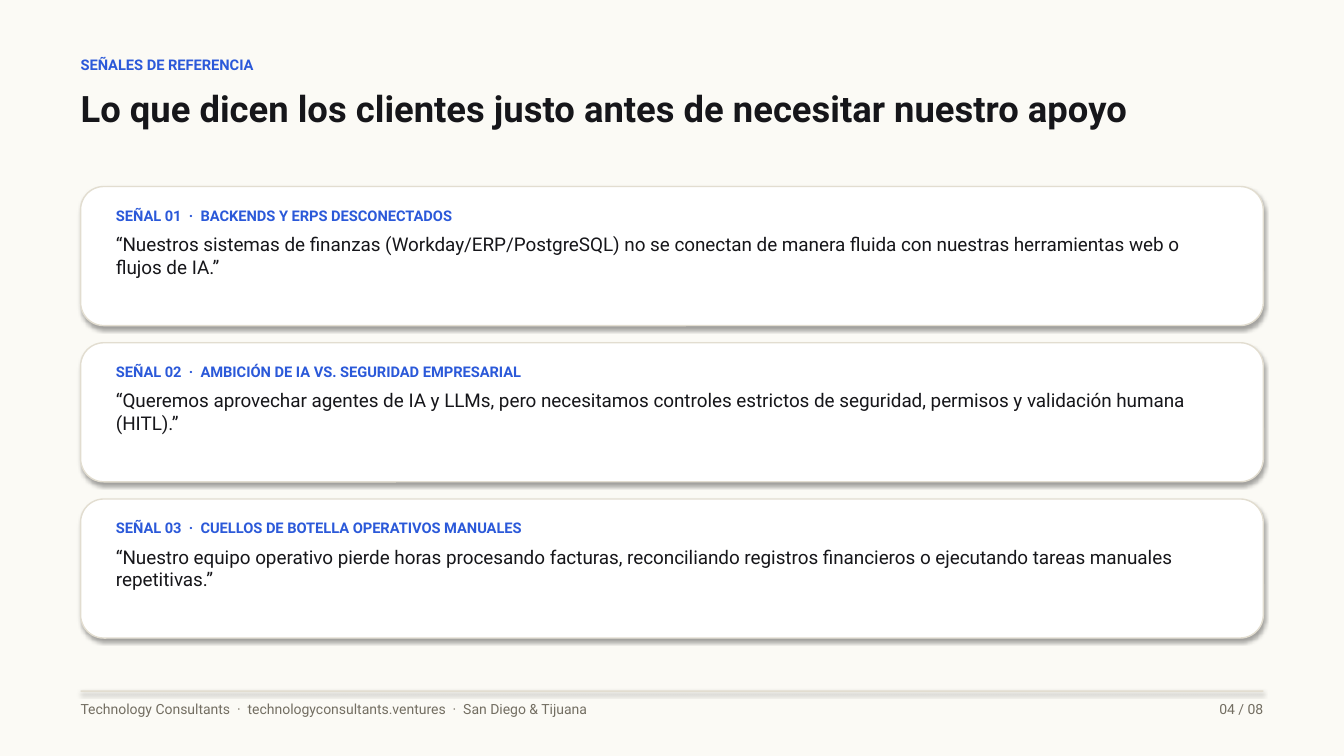
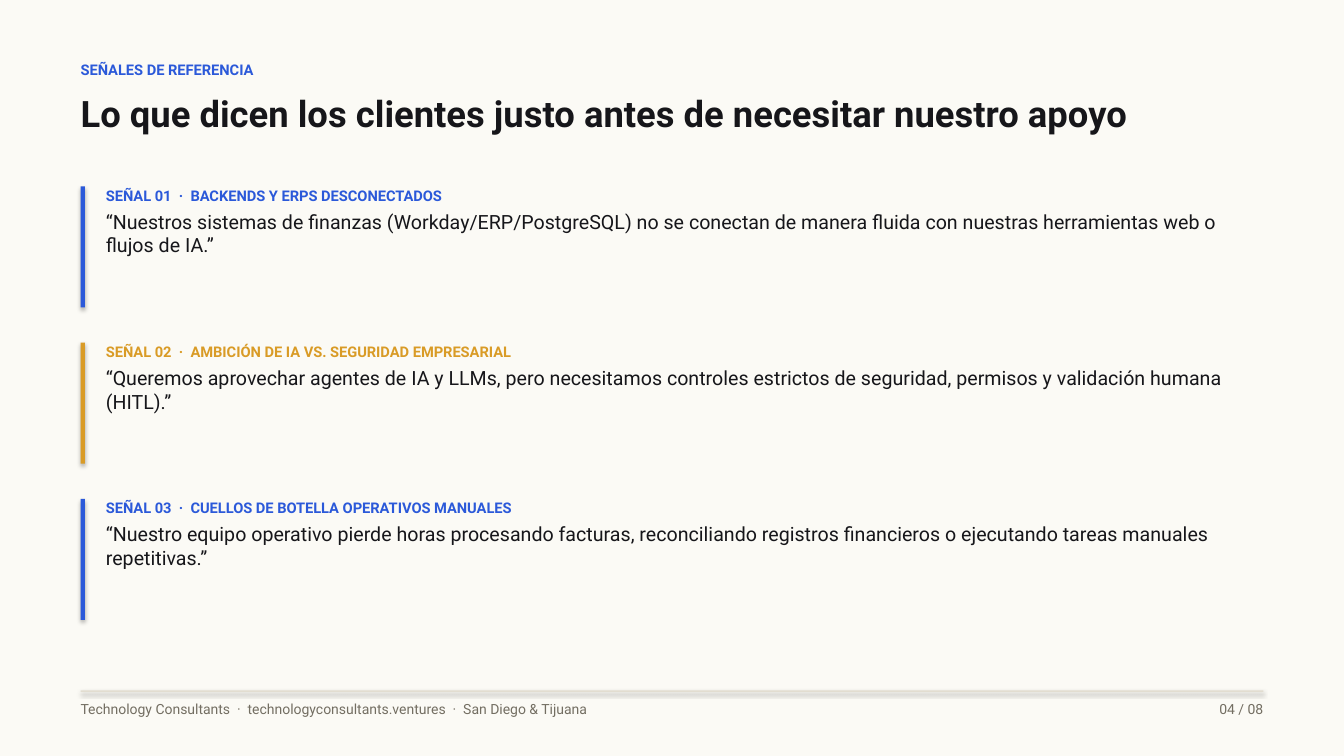
Before and after one commit to rguido198/TechnologyConsultantsVentures, a slide deck: slide 4 of Technology_Consultants_A_Quien_Enviarme_MX.pptx. Drawn at 1344x756 pixels with LibreOffice and Linux fonts; fonts in the diff are those of the drawing. Boxes give left, top, right and bottom in pixels: in the first picture for what was removed or moved away, otherwise in the second. Text is boxed around its words. In the diff, an @@ line names an element or a change of style, - is before the commit and + after.

Commit message:
Eliminate card containers from PPTX decks; switch to canvas-native typography layout with subtle accent line dividers

```diff
--- a/Technology_Consultants_A_Quien_Enviarme_MX.pptx
+++ b/Technology_Consultants_A_Quien_Enviarme_MX.pptx
@@ text "SEÑALES DE REFERENCIA": place and size @@
-text "SEÑALES DE REFERENCIA" at (81, 57, 253, 70)
+text "SEÑALES DE REFERENCIA" at (81, 62, 253, 75)
@@ text "Lo que dicen los clientes ...": place and size @@
-text "Lo que dicen los clientes ..." at (81, 94, 1127, 130)
+text "Lo que dicen los clientes ..." at (81, 99, 1127, 135)
@@ rounded rectangle removed at (81, 187, 1263, 326) @@
@@ rectangle added at (81, 187, 85, 308), fill #2B59D9 @@
@@ text "SEÑAL 01 · BACKENDS Y ...": place and size @@
-text "SEÑAL 01 · BACKENDS Y ..." at (116, 208, 1179, 278)
+text "SEÑAL 01 · BACKENDS Y ..." at (106, 188, 1215, 256)
@@ text "SEÑAL 01 · BACKENDS Y ..." at (106, 188, 1215, 256): size 13.5 to 14 pt in "“Nuestros sistemas de finanzas (Workday/ERP/PostgreSQL) no s ..."; less space between paragraphs @@
@@ rounded rectangle removed at (81, 343, 1263, 482) @@
@@ rectangle added at (81, 343, 85, 464), fill #D99B26 @@
@@ text "SEÑAL 02 · AMBICIÓN DE ...": place and size @@
-text "SEÑAL 02 · AMBICIÓN DE ..." at (116, 363, 1184, 434)
+text "SEÑAL 02 · AMBICIÓN DE ..." at (106, 343, 1221, 414)
@@ text "SEÑAL 02 · AMBICIÓN DE ..." at (106, 343, 1221, 414): text colour #2B59D9 to #D99B26 in "SEÑAL 02 · AMBICIÓN DE IA VS. ..."; size 13.5 to 14 pt in "“Queremos aprovechar agentes de IA y LLMs, ..."; less space between paragraphs @@
@@ rounded rectangle removed at (81, 499, 1263, 638) @@
@@ rectangle added at (81, 499, 85, 620), fill #2B59D9 @@
@@ text "SEÑAL 03 · CUELLOS DE ...": place and size @@
-text "SEÑAL 03 · CUELLOS DE ..." at (116, 520, 1172, 590)
+text "SEÑAL 03 · CUELLOS DE ..." at (106, 500, 1208, 569)
@@ text "SEÑAL 03 · CUELLOS DE ..." at (106, 500, 1208, 569): size 13.5 to 14 pt in "“Nuestro equipo operativo pierde horas procesando facturas, ..."; less space between paragraphs @@
```
Also in this commit, not shown: 7 other slides changed, 1 other file.
